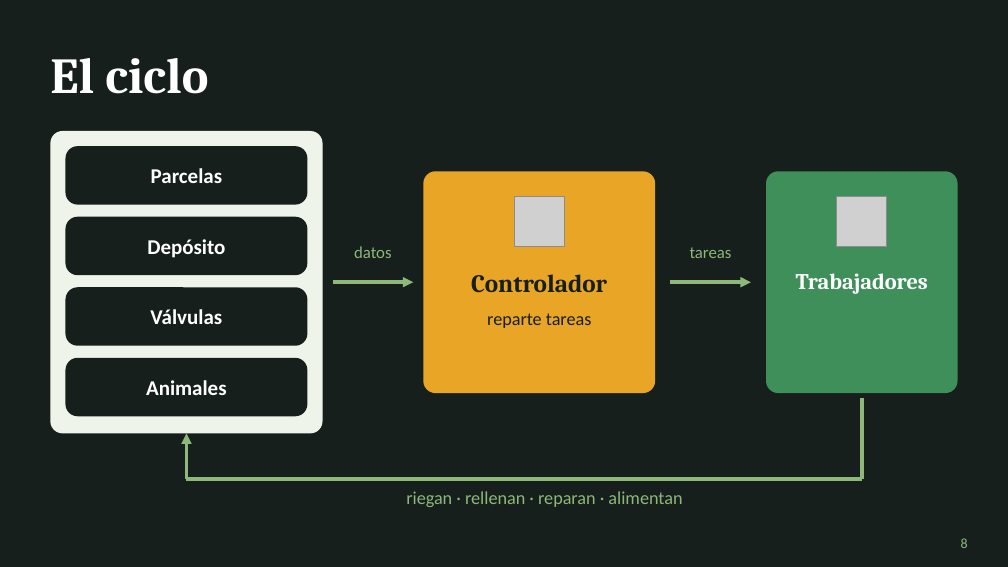
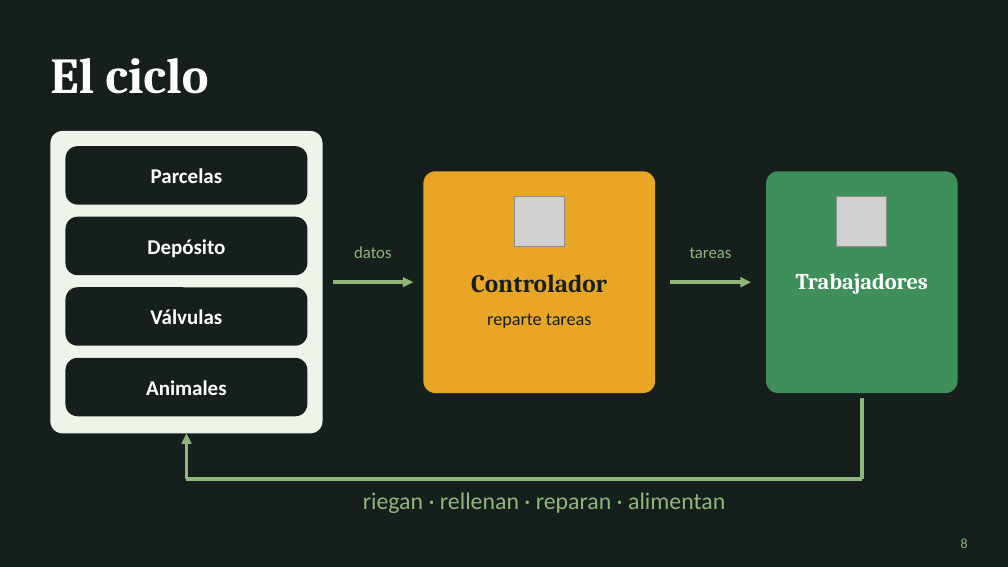
Before and after one commit to JorgeCarrascoF/SmartFarm, a slide deck: slide 8 of docs/Smart Farm - Presentación.pptx. Drawn at 1008x567 pixels with LibreOffice and Linux fonts; fonts in the diff are those of the drawing; grey boxes stand for pictures. Boxes give left, top, right and bottom in pixels: in the first picture for what was removed or moved away, otherwise in the second. Text is boxed around its words. In the diff, an @@ line names an element or a change of style, - is before the commit and + after.

```diff
--- a/docs/Smart Farm - Presentación.pptx
+++ b/docs/Smart Farm - Presentación.pptx
@@ text "riegan · rellenan · reparan ..." at (363,492,725,513): size 13 to 17 pt @@
```
Also in this commit, not shown: 7 other slides changed, 2 other files.
